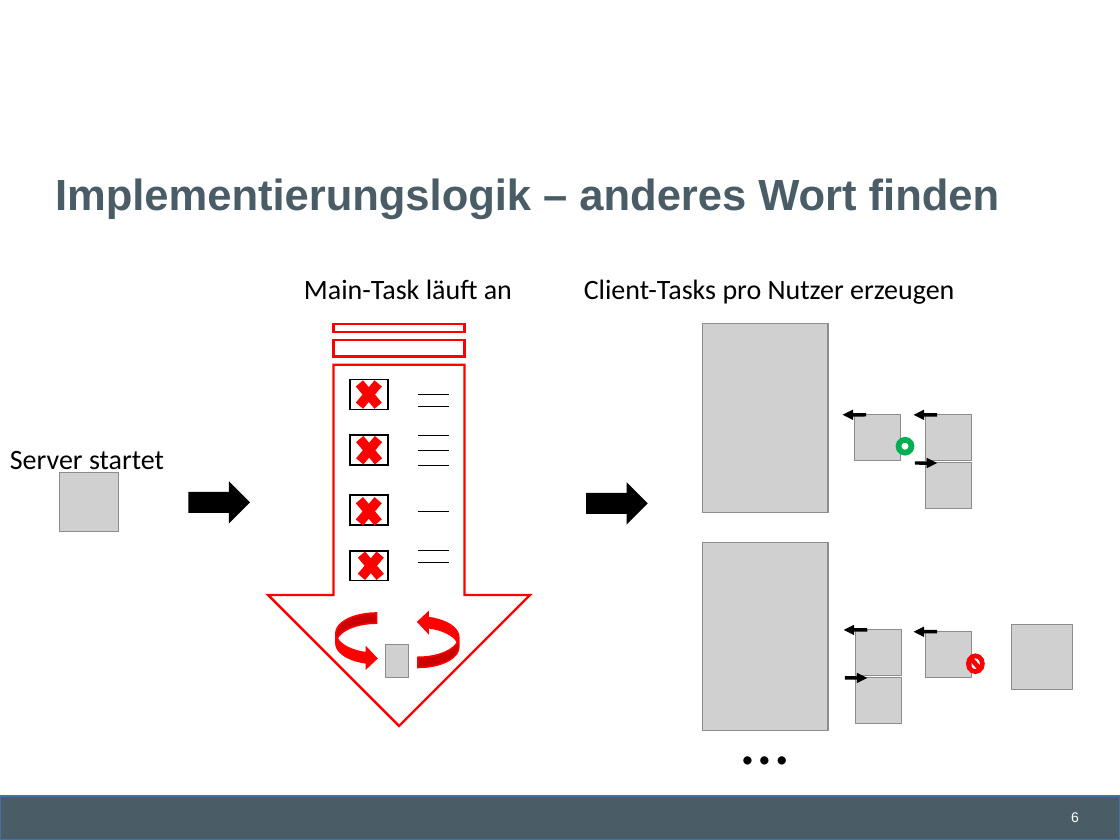
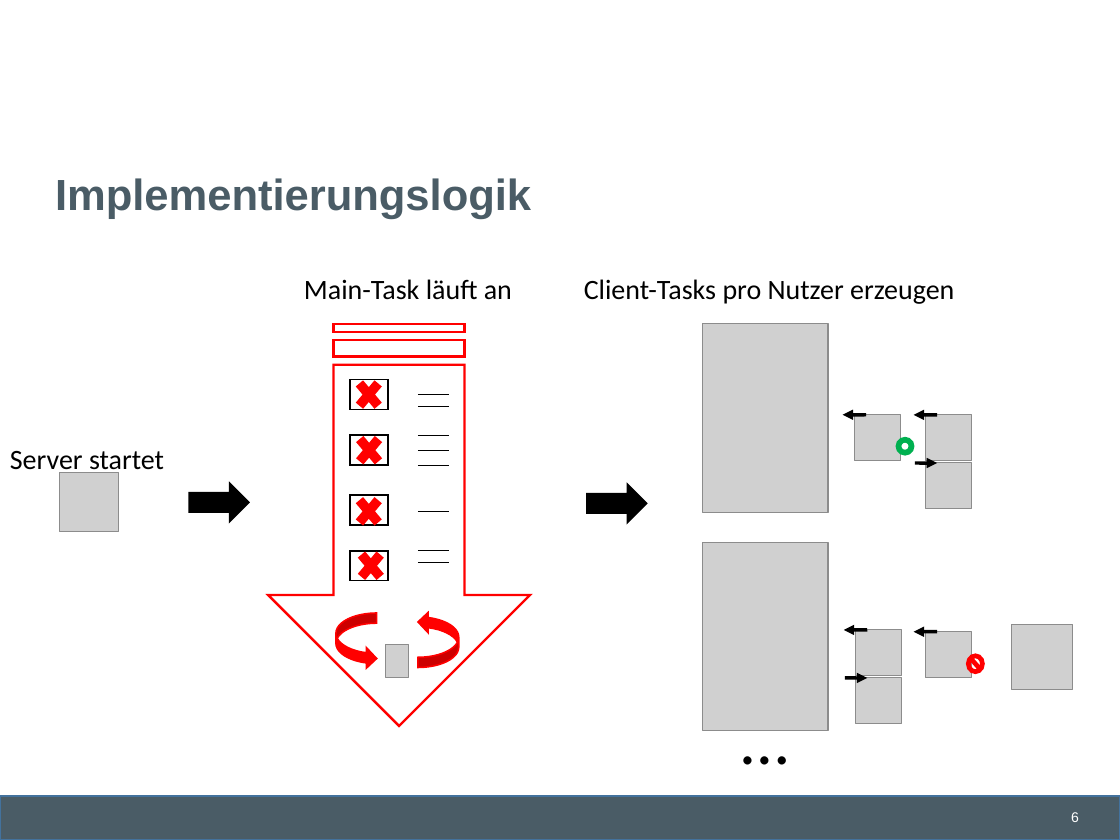
Before and after one commit to lschmischke/ADAChat, a slide deck: slide 6 of documentation/Ada Chat.pptx. Drawn at 1120x840 pixels with LibreOffice and Linux fonts; fonts in the diff are those of the drawing; grey boxes stand for pictures; background and template pictures are left out. Boxes give left, top, right and bottom in pixels: in the first picture for what was removed or moved away, otherwise in the second. Text is boxed around its words. In the diff, an @@ line names an element or a change of style, - is before the commit and + after.

```diff
--- a/documentation/Ada Chat.pptx
+++ b/documentation/Ada Chat.pptx
@@ title at [55,178,531,219]: text changed @@
-Implementierungslogik – anderes Wort finden
+Implementierungslogik
```
Also in this commit, not shown: 3 other slides changed, 1 slide added, 1 other file.
